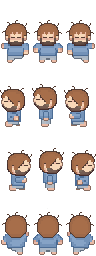
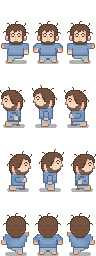
The second 96x256 image is a revision of the first. Changes to its layers:
painted on "albert.png" over (1, 20, 95, 238)
added layer "shadow" over (3, 60, 93, 256)
